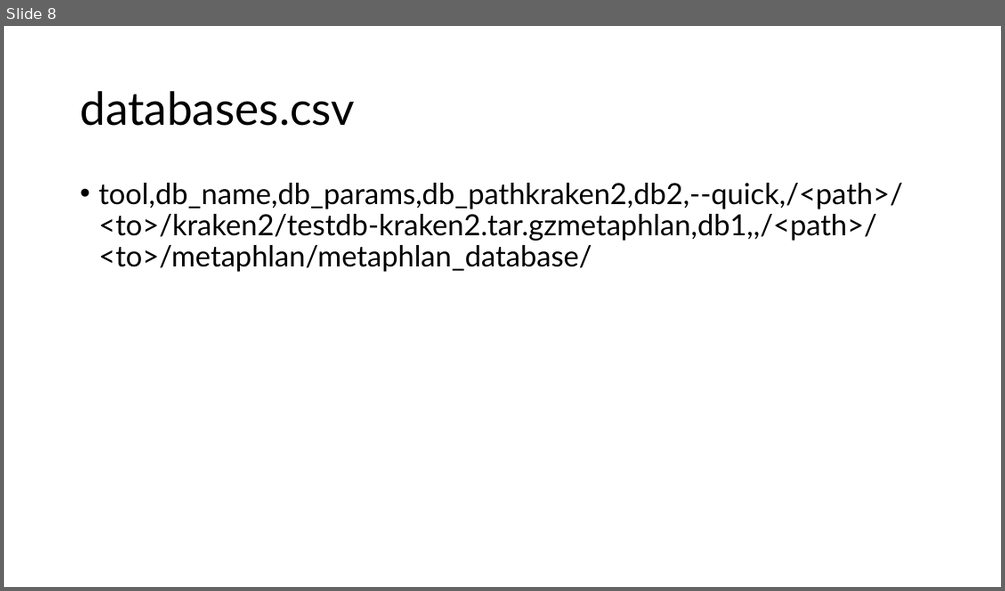
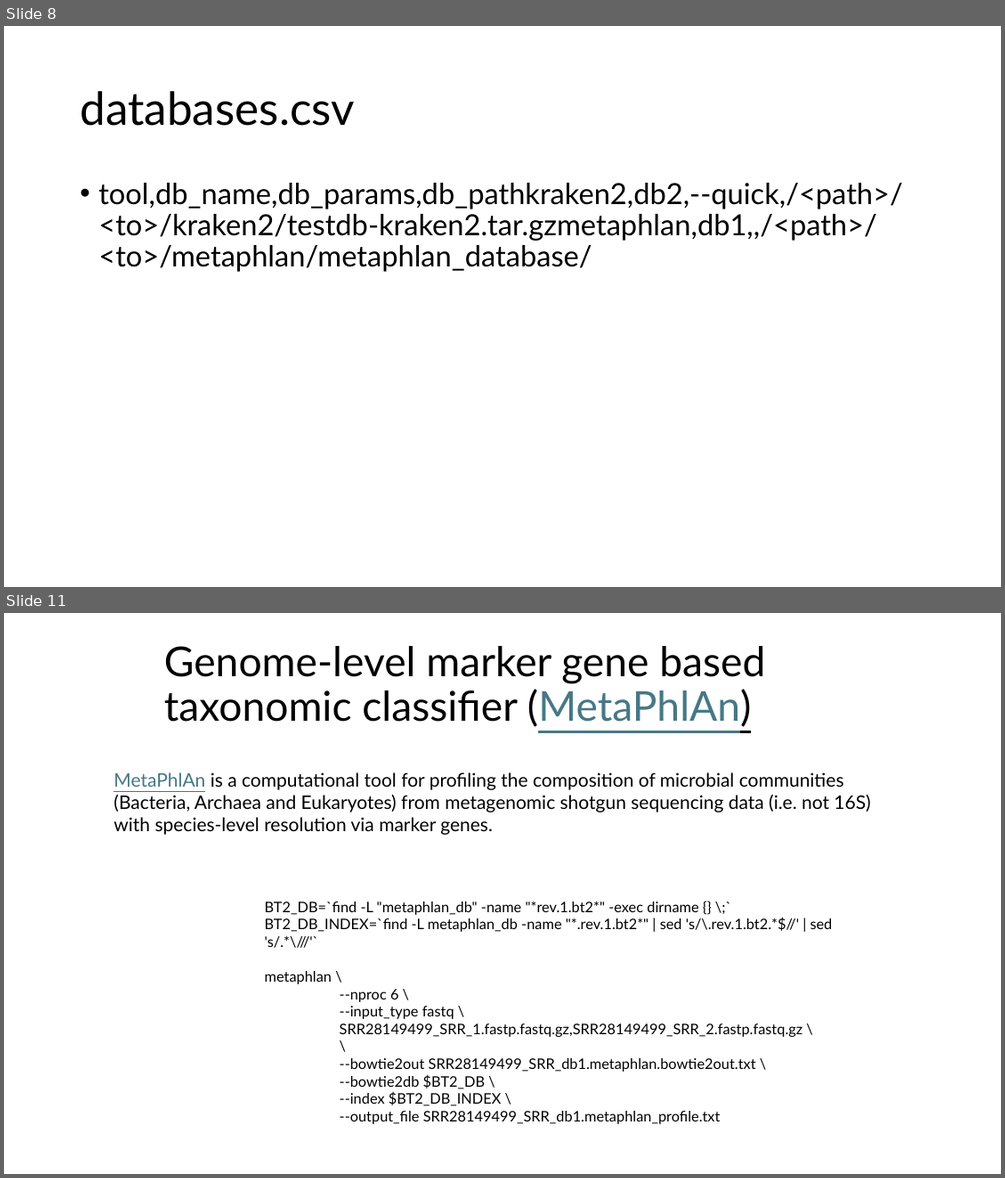
Before and after one commit to biosustain/dsp_metagenomics_training, a slide deck: course_contents/DataProcessing_taxprofiler.pptx. Shown one above the other, each under a label of ours: slide 8 before the commit, slides 8 and 11 after it; the slides between them are not shown. The pictures are 1005x591 and 1005x1178 pixels, drawn with LibreOffice and Linux fonts; fonts in the diff are those of the drawing. Boxes give left, top, right and bottom in pixels: in the first picture for what was removed or moved away, otherwise in the second. Text is boxed around its words. In the diff, an @@ line names an element or a change of style, - is before the commit and + after.

Commit message:
Fixed DataProcessing_taxprofiler.pptx

```diff
--- a/course_contents/DataProcessing_taxprofiler.pptx
+++ b/course_contents/DataProcessing_taxprofiler.pptx
@@ slide 11 added at bbox=[4, 613, 1001, 1174], background #FFFFFF @@
@@ title added at bbox=[164, 646, 765, 727], 39.6 pt, text #000000 @@
+Genome-level marker gene based taxonomic classifier (MetaPhlAn)
@@ text added at bbox=[113, 772, 870, 835], 18 pt, text #000000 @@
+MetaPhlAn is a computational tool for profiling the composition of microbial communities (Bacteria, Archaea and Eukaryotes) from metagenomic shotgun sequencing data (i.e. not 16S) with species-level resolution via marker genes.
@@ text added at bbox=[265, 900, 833, 1124], 14 pt, text #000000 @@
+BT2_DB=`find -L "metaphlan_db" -name "*rev.1.bt2*" -exec dirname {} \;`
+BT2_DB_INDEX=`find -L metaphlan_db -name "*.rev.1.bt2*" | sed 's/\.rev.1.bt2.*$//' | sed 's/.*\///'`
+metaphlan \
+--nproc 6 \
+--input_type fastq \
+SRR28149499_SRR_1.fastp.fastq.gz,SRR28149499_SRR_2.fastp.fastq.gz \
+\
+--bowtie2out SRR28149499_SRR_db1.metaphlan.bowtie2out.txt \
+--bowtie2db $BT2_DB \
+--index $BT2_DB_INDEX \
+--output_file SRR28149499_SRR_db1.metaphlan_profile.txt
```
Also in this commit, not shown: 5 slides changed, 4 other slides added, 2 slides removed.
